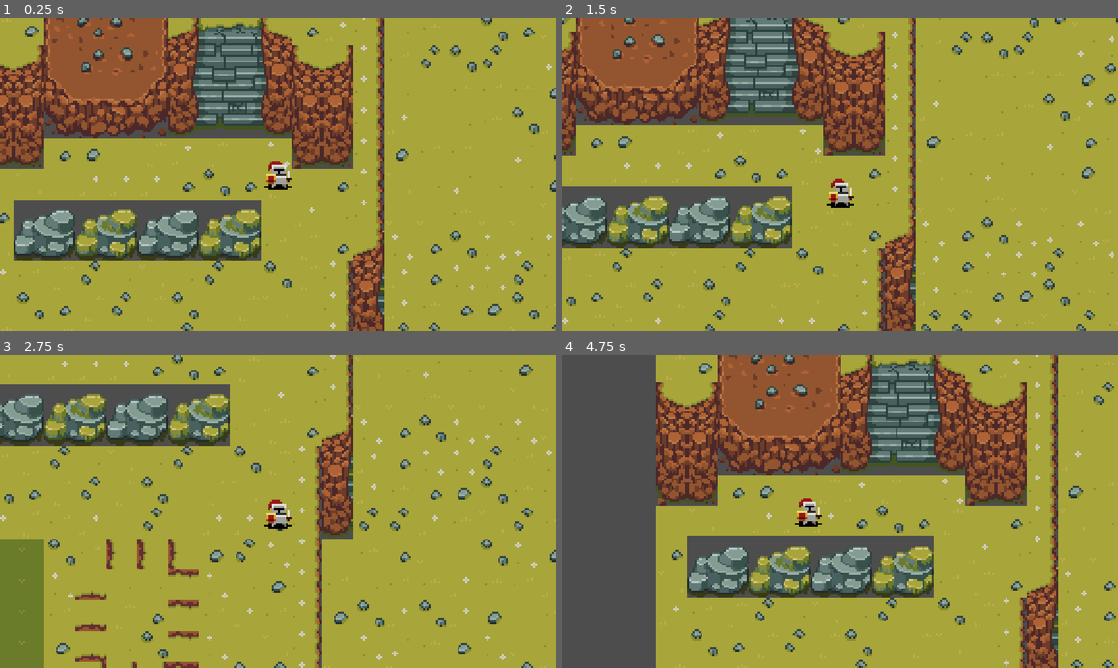
Above: before the commit, frames 1-4 (two rows, left to right).
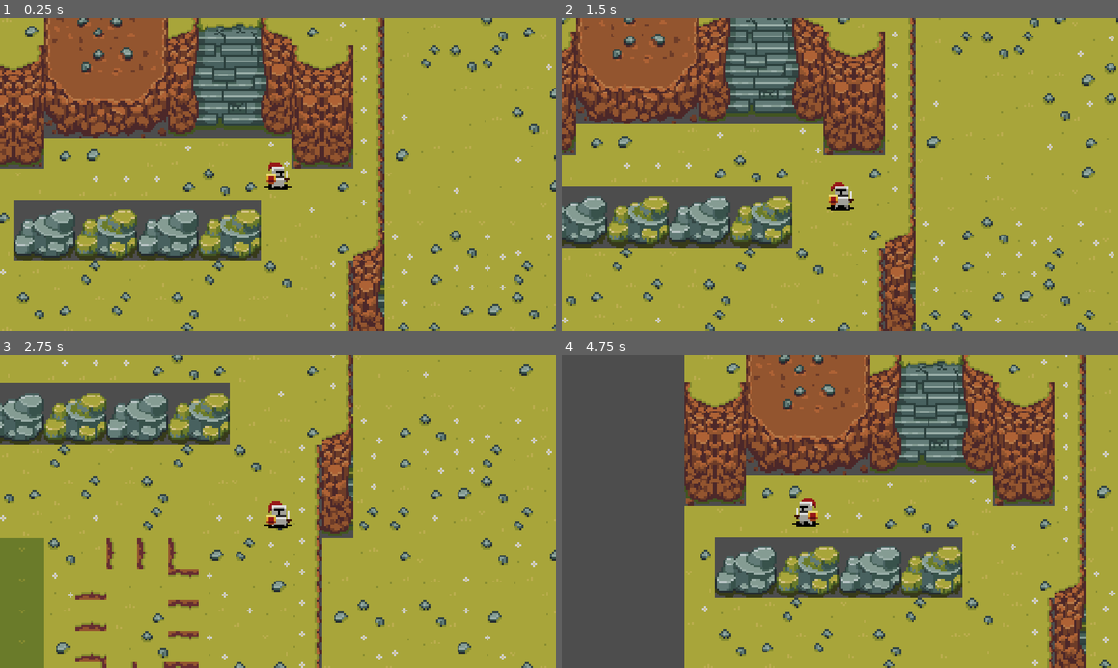
Above: after the commit, the same moments.

Repository: 231764/iscs_gameoutput1
Game: Godot game, scene res://game.tscn
Two runs of this game, one before a commit and one after it. Both use one fixed random seed, a clock stepped at 60 frames per second and the inputs below.
Inputs:
- Up to frame 1 (0.25 s): no input
- Up to frame 2 (1.5 s): hold D (move_right) 0.53-1.28 s; hold S (move_down) from 1.28 s (still down)
- Up to frame 3 (2.75 s): release S (move_down) at 2.03 s; hold D (move_right) from 2.03 s (still down)
- Up to frame 4 (4.75 s): release D (move_right) at 2.78 s; hold W (move_up) 2.78-3.53 s; hold A (move_left) from 3.53 s (still down)

The runs differ from the first frame. In frame 1, 0.2% of the frame differs, in the area x 48-53%, y 45-55%; in frame 2, 2.7%; in frame 3, 2.6%; in frame 4, 38%, in the area x 16-100%, y 0-100%.

Commit message:
fixing arrow tiles bug

Diff:
--- a/player.tscn
+++ b/player.tscn
@@ -113,7 +113,7 @@
 "duration": 1.0,
 "texture": SubResource("AtlasTexture_u1c27")
 }],
-"loop": true,
+"loop": 1,
 "name": &"idle_north",
 "speed": 5.0
 }, {
@@ -130,7 +130,7 @@
 "duration": 1.0,
 "texture": SubResource("AtlasTexture_8oxky")
 }],
-"loop": true,
+"loop": 1,
 "name": &"idle_r",
 "speed": 6.0
 }, {
@@ -147,7 +147,7 @@
 "duration": 1.0,
 "texture": SubResource("AtlasTexture_pbfsw")
 }],
-"loop": true,
+"loop": 1,
 "name": &"idle_south",
 "speed": 5.0
 }, {
@@ -164,7 +164,7 @@
 "duration": 1.0,
 "texture": SubResource("AtlasTexture_hqtel")
 }],
-"loop": true,
+"loop": 1,
 "name": &"walking",
 "speed": 5.0
 }, {
@@ -181,7 +181,7 @@
 "duration": 1.0,
 "texture": SubResource("AtlasTexture_ivps1")
 }],
-"loop": true,
+"loop": 1,
 "name": &"walking_north",
 "speed": 5.0
 }, {
@@ -198,7 +198,7 @@
 "duration": 1.0,
 "texture": SubResource("AtlasTexture_dw050")
 }],
-"loop": true,
+"loop": 1,
 "name": &"walking_south",
 "speed": 5.0
 }]
@@ -206,17 +206,17 @@
 [sub_resource type="CircleShape2D" id="CircleShape2D_h4g4x"]
 radius = 5.0
 
-[node name="CharacterBody2D" type="CharacterBody2D"]
-
-[node name="AnimatedSprite2D" type="AnimatedSprite2D" parent="."]
+[node name="CharacterBody2D" type="CharacterBody2D" unique_id=525434326]
+
+[node name="AnimatedSprite2D" type="AnimatedSprite2D" parent="." unique_id=288886946]
 z_index = 1
 sprite_frames = SubResource("SpriteFrames_h4g4x")
 animation = &"walking_south"
 
-[node name="CollisionShape2D" type="CollisionShape2D" parent="."]
+[node name="CollisionShape2D" type="CollisionShape2D" parent="." unique_id=1207589880]
 position = Vector2(0, 3)
 shape = SubResource("CircleShape2D_h4g4x")
 
-[node name="Camera2D" type="Camera2D" parent="."]
+[node name="Camera2D" type="Camera2D" parent="." unique_id=1238509701]
 zoom = Vector2(4, 4)
 position_smoothing_enabled = true
--- a/project.godot
+++ b/project.godot
@@ -8,11 +8,15 @@
 
 config_version=5
 
+[animation]
+
+compatibility/default_parent_skeleton_in_mesh_instance_3d=true
+
 [application]
 
 config/name="game1"
 run/main_scene="uid://b3f4metox7v3f"
-config/features=PackedStringArray("4.4", "Forward Plus")
+config/features=PackedStringArray("4.7", "Forward Plus")
 config/icon="res://icon.svg"
 
 [display]
--- a/scripts/player.gd
+++ b/scripts/player.gd
@@ -3,20 +3,32 @@
 const SPEED := 100.0
 var is_moving := false
 var move_direction := Vector2.ZERO
+var facing_direction := Vector2.ZERO
 var target_position := Vector2.ZERO
+var keep_playing_animation := false
 
+@onready var animated_sprite_2d = $AnimatedSprite2D
 @onready var tilemap: TileMap = get_node("../TileMap")
 
 func _ready() -> void:
 	target_position = global_position
+	animated_sprite_2d.play("idle_r")
 
-func _physics_process(delta: float) -> void:
-	if is_moving:
-		move_to_target(delta)
-		return
-	var direction := get_input_direction()
-	if direction != Vector2.ZERO:
-		start_move(direction)
+func move_animation(direction: Vector2) -> void:
+	if direction == Vector2.UP:
+		animated_sprite_2d.play("walking_north")
+		facing_direction = Vector2.UP
+	elif direction == Vector2.DOWN:
+		animated_sprite_2d.play("walking_south")
+		facing_direction = Vector2.DOWN
+	elif direction == Vector2.LEFT:
+		animated_sprite_2d.flip_h = true
+		facing_direction = Vector2.RIGHT
+		animated_sprite_2d.play("walking")
+	elif direction == Vector2.RIGHT:
+		facing_direction = Vector2.RIGHT
+		animated_sprite_2d.flip_h = false
+		animated_sprite_2d.play("walking")
 
 func get_input_direction() -> Vector2:
 	if move_direction == Vector2.UP and Input.is_action_pressed("move_up"):
@@ -37,20 +49,35 @@
 		return Vector2.RIGHT
 	return Vector2.ZERO
 
+func _physics_process(delta: float) -> void:
+	move_to_target(delta)
+	if is_moving == false:
+		if facing_direction == Vector2.UP: animated_sprite_2d.play("idle_north")
+		elif facing_direction == Vector2.DOWN: animated_sprite_2d.play("idle_south")
+		else: animated_sprite_2d.play("idle_r")
+	var direction = get_input_direction()
+	start_move(direction)
+
 func start_move(direction: Vector2) -> void:
+	if is_moving:
+		return
+	if direction == Vector2.ZERO:
+		return
 	if test_move(global_transform, direction * TILE_SIZE):
 		return
 	move_direction = direction
 	target_position = global_position + direction * TILE_SIZE
 	is_moving = true
+	move_animation(direction)
 
 func move_to_target(delta: float) -> void:
 	var remaining := target_position - global_position
 	var step_distance := SPEED * delta
 	if remaining.length() <= step_distance:
 		global_position = target_position
-		is_moving = false
-		apply_tile_effects()
+		if is_moving:
+			is_moving = false
+			apply_tile_effects()
 		return
 	move_and_collide(move_direction * step_distance)
 
@@ -73,6 +100,7 @@
 	move_direction = direction
 	target_position = global_position + direction * TILE_SIZE
 	is_moving = true
+	move_animation(direction)
 
 func get_current_tile_data() -> TileData:
 	var cell := tilemap.local_to_map(tilemap.to_local(global_position))
Not shown: 1 places in player.tscn that only renumber resources
